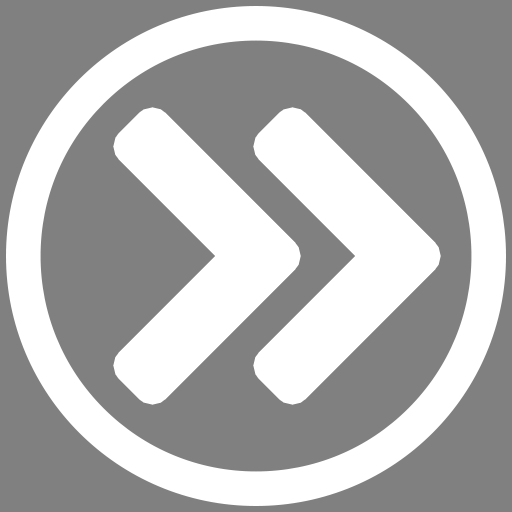
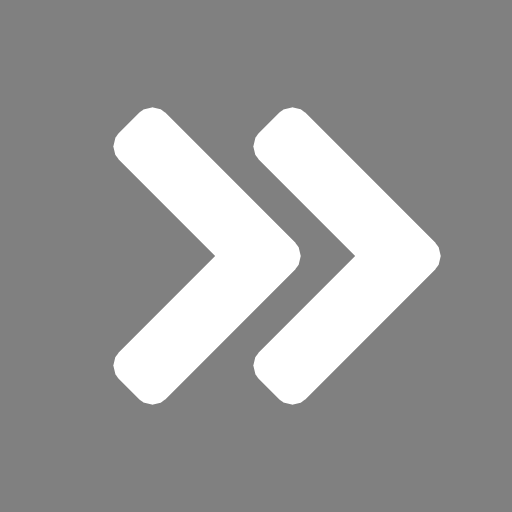
Layer changes from the first 512 x 512 image to the second:
hid "Эллипс 1" over <box>6,6,506,506</box>
